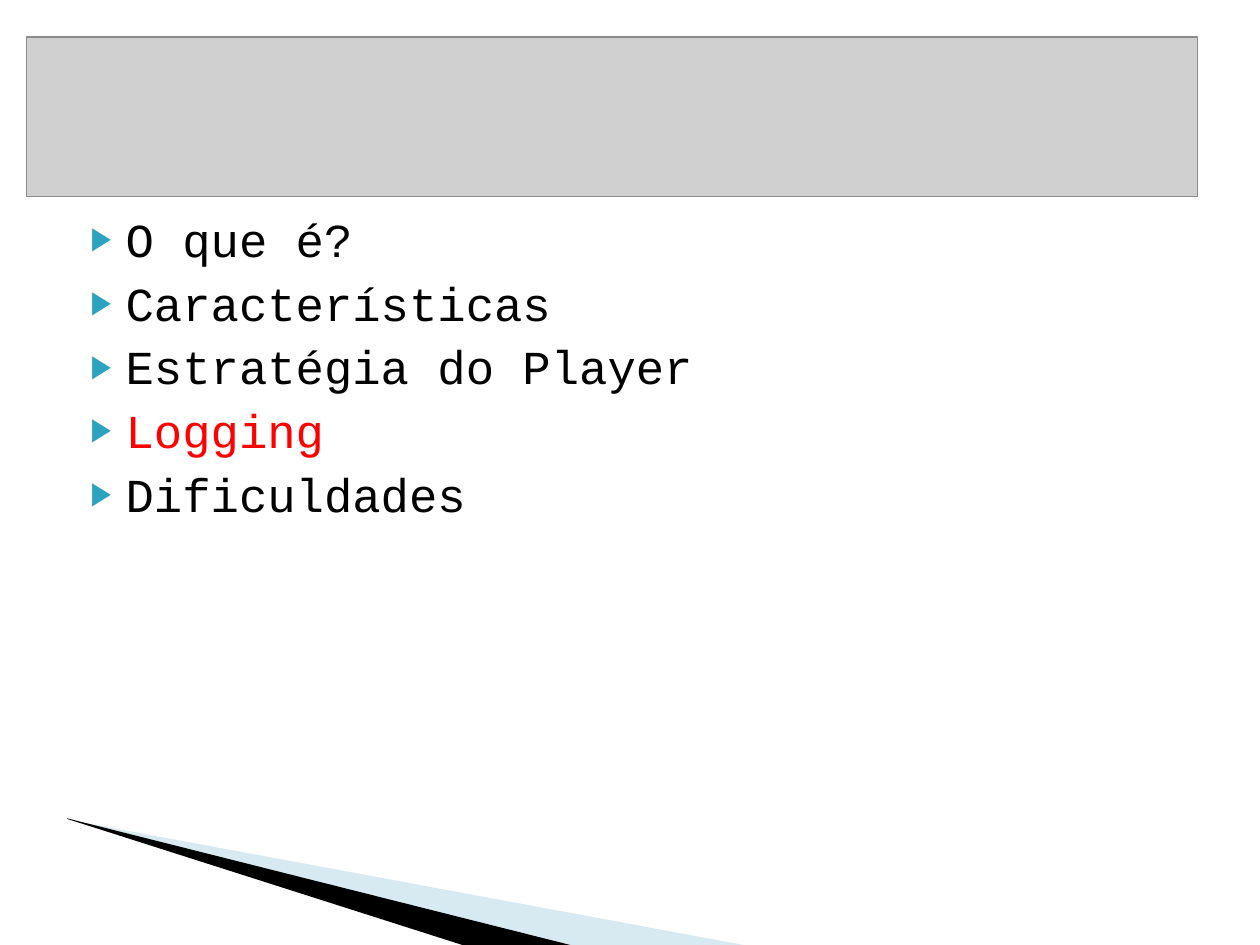
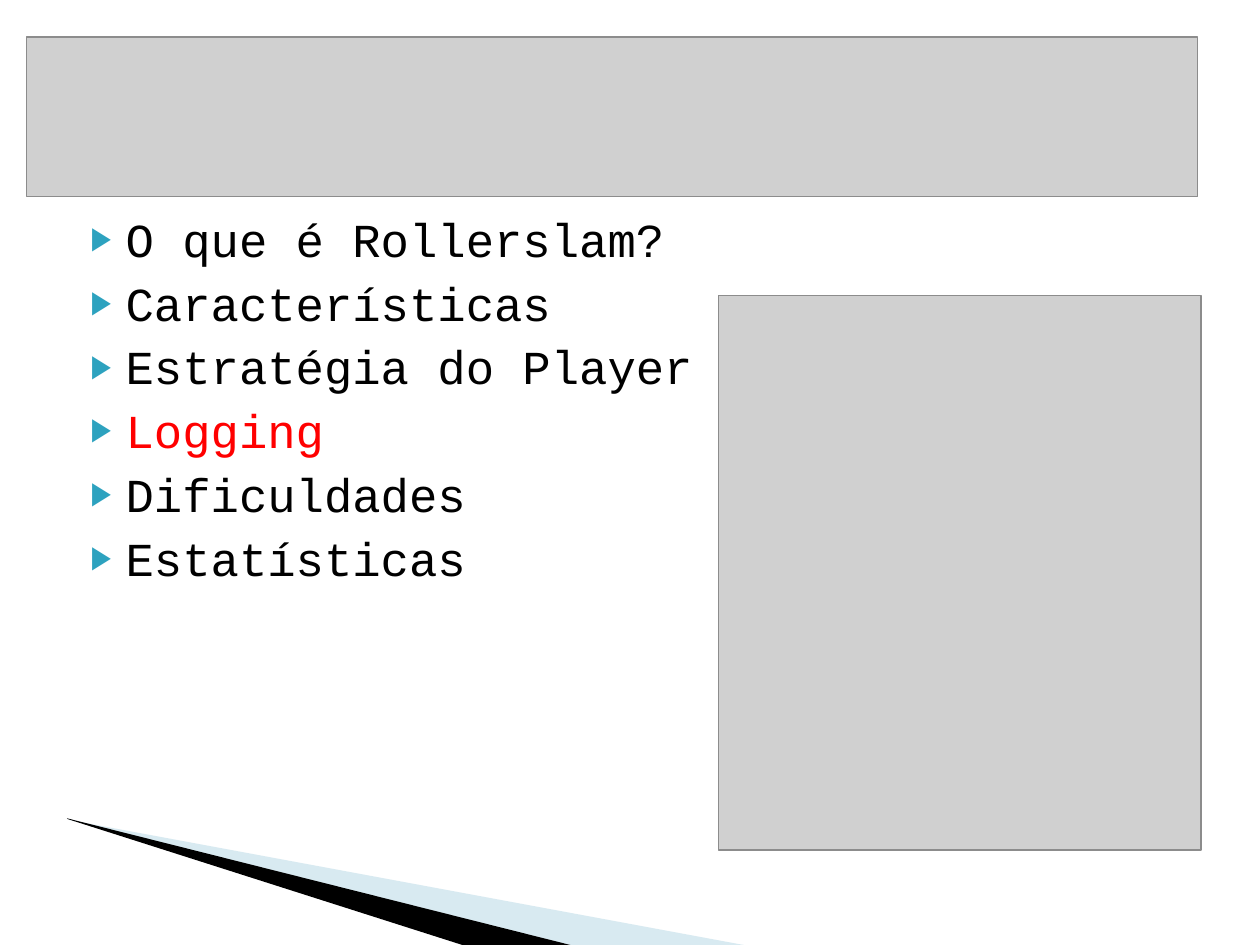
Before and after one commit to krishprince/rollerslam, a slide deck: slide 22 of docs/PresentationAgentes.ppt (slide 18 before the commit). Drawn at 1260x945 pixels with LibreOffice and Linux fonts; fonts in the diff are those of the drawing; grey boxes stand for pictures; background and template pictures are left out. Boxes give left, top, right and bottom in pixels: in the first picture for what was removed or moved away, otherwise in the second. Text is boxed around its words. In the diff, an @@ line names an element or a change of style, - is before the commit and + after.

```diff
--- a/docs/PresentationAgentes.ppt
+++ b/docs/PresentationAgentes.ppt
@@ text at [126,223,664,267]: text changed @@
-▶ O que é?
+▶ O que é Rollerslam?
@@ picture added at [718,295,1201,849] @@
@@ text at [126,542,466,577]: paragraph added @@
+▶ Estatísticas
```
Also in this commit, not shown: 16 other slides changed, 9 slides added, 2 slides removed.
